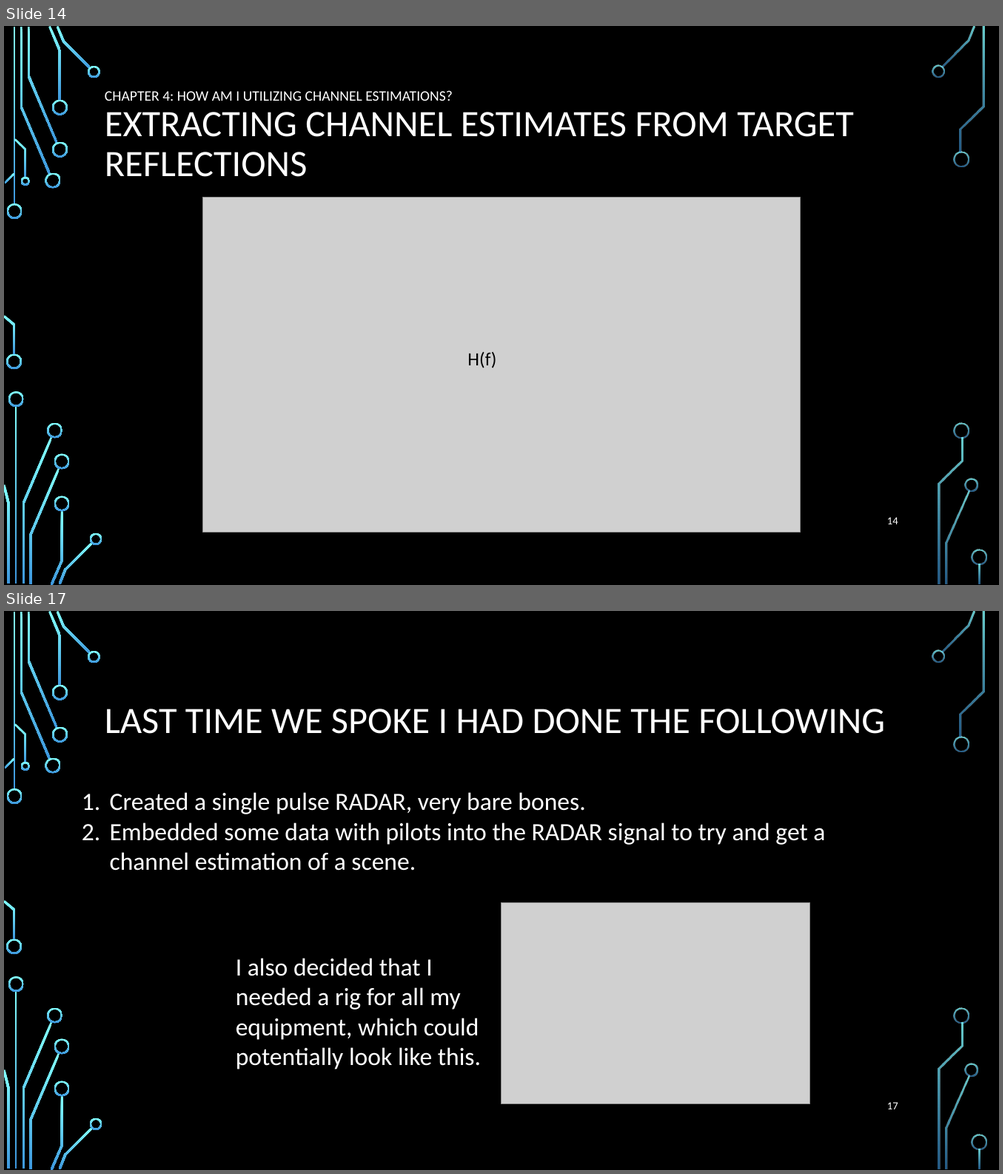
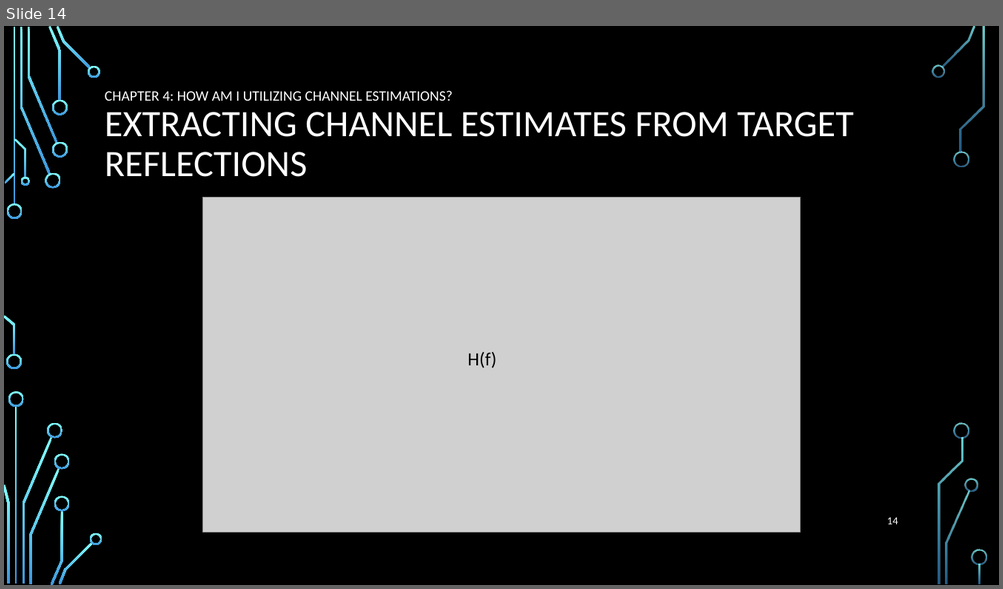
Before and after one commit to roryschram/masters, a slide deck: presentations/SARIG/sarig_rory_schram.pptx. Shown one above the other, each under a label of ours: slides 14 and 17 before the commit, slide 14 after it; the slides between them are not shown. The pictures are 1003x1174 and 1003x589 pixels, drawn with LibreOffice and Linux fonts; fonts in the diff are those of the drawing; grey boxes stand for pictures; background and template pictures are left out. Boxes give left, top, right and bottom in pixels: in the first picture for what was removed or moved away, otherwise in the second. Text is boxed around its words. In the diff, an @@ line names an element or a change of style, - is before the commit and + after.

```diff
--- a/presentations/SARIG/sarig_rory_schram.pptx
+++ b/presentations/SARIG/sarig_rory_schram.pptx
@@ slide 17 removed at (4,611,999,1170), background picture (left out); not listed: 36 template elements that a slide beside it also shows @@
@@ title removed at (105,709,885,734) @@
-LAST TIME WE SPOKE I HAD DONE THE FOLLOWING
@@ text removed at (110,792,825,871) @@
-1. Created a single pulse RADAR, very bare bones.
-2. Embedded some data with pilots into the RADAR signal to try and get a channel estimation of a scene.
@@ picture removed at (501,903,809,1104) @@
@@ text removed at (236,958,481,1070) @@
-I also decided that I needed a rig for all my equipment, which could potentially look like this.
@@ page number removed at (887,1102,898,1110) @@
-17
```
Also in this commit, not shown: 2 slides changed, 15 slides added, 17 other slides removed.
